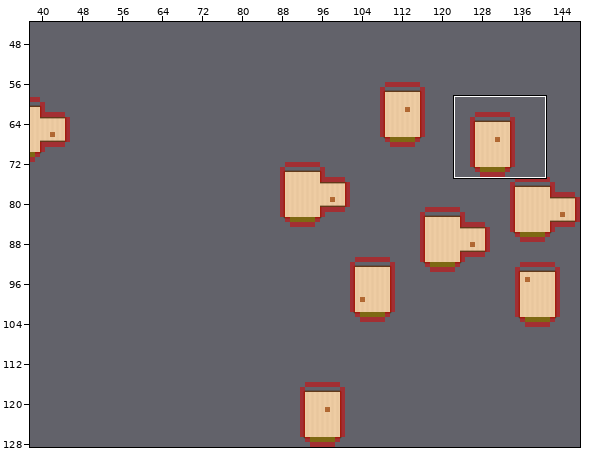
Tiled map -- Tiled/TiledBackground/home.tmx. The picture above shows the old version from afar; the outline marks the close-up.
Close-up. Old version:
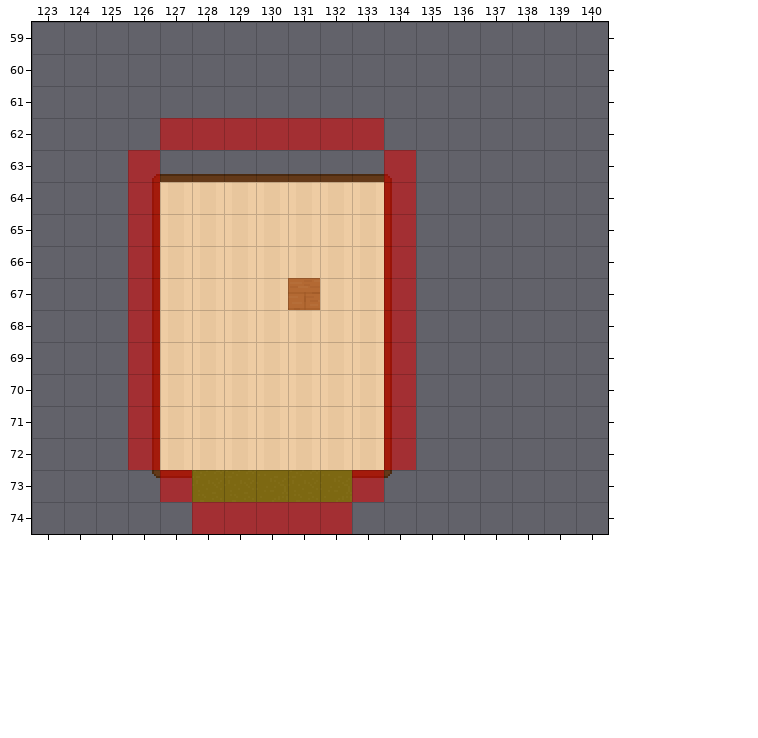
Cells are 16x16 px. Shown: x 123..140, y 59..74. The commit also changed other parts of the map, which this record leaves out.
The same view after the edit:
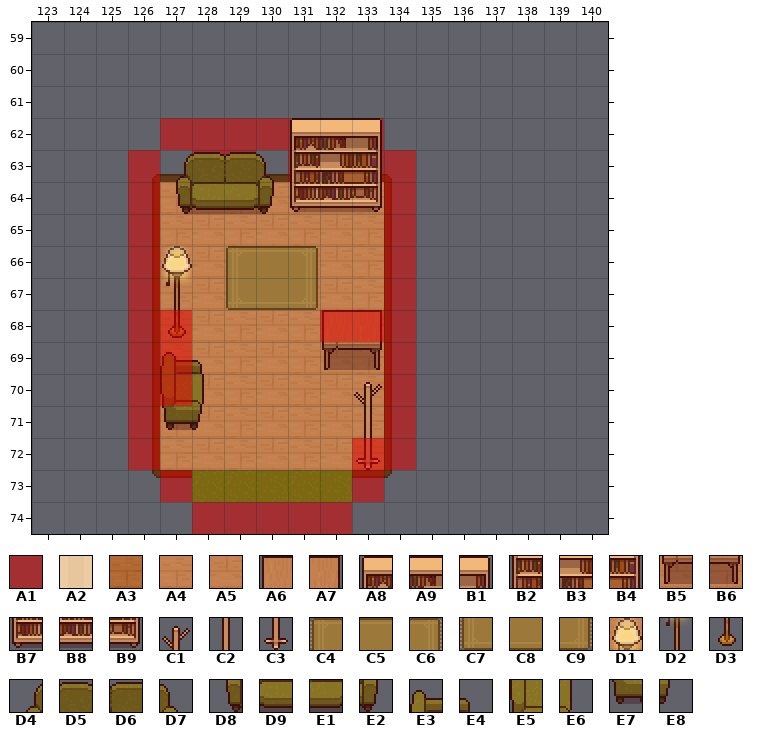
Key: from "collision": A1 848; from "floor": A2 46, A3 110, A4 118, A5 119; from "homeInside1": A6 52, A7 53, A8 54, A9 55, B1 56, B2 67, B3 68, B4 69, B5 78, B6 79, B7 80, B8 81, B9 82, C1 94, C2 107, C3 120; from "homeInside2": C4 36, C5 37, C6 38, C7 49, C8 50, C9 51, D1 97, D2 110, D3 123, D4 135, D5 136, D6 137, D7 138, D8 148, D9 149, E1 150, E2 151, E3 156, E4 157, E5 182, E6 183, E7 195, E8 196.
__ is an empty cell, ## one hidden under a higher layer.
Tiles replaced or removed in this view: A2, A3.
Tiles of an added or newly shown layer are drawn over the layers below it.
See-through tiles are keyed as they look on the map.
Diff:
Changed rows in their new state; .. is an unchanged cell.
Layer "floor":
first column x 127:
64 A4 A5 A4 A5 A4 A5 A4
65 A4 A5 A4 A5 A4 A5 A4
66 A4 A5 A4 ## A4 A5 A4
67 A4 A5 A4 ## A4 A5 A4
68 A4 A5 A4 A5 A4 A5 A4
69 A4 A5 A4 A5 A4 A5 A4
70 A4 A5 A4 A5 A4 A5 A4
71 A4 A5 A4 A5 A4 A5 A4
72 A4 A5 A4 A5 A4 A5 A4
Layer "object" (added):
first column x 127:
62 .. .. .. .. A8 .. B1
63 D4 D5 D6 D7 B2 .. B4
64 D8 D9 E1 E2 B7 B8 B9
66 D1 .. C4 C5 C6 .. ..
67 D2 .. C7 C8 C9 .. ..
68 D3 .. .. .. .. A6 A7
69 E3 E4 .. .. .. B5 B6
70 E5 E6 .. .. .. .. C1
71 E7 E8 .. .. .. .. C2
72 .. .. .. .. .. .. C3
Layer "collisions":
first column x 128:
63 A1 A1 .. A1 .. A1
first column x 127:
68 A1 .. .. .. .. A1 A1
69 A1 .. .. .. .. .. ..
70 A1 .. .. .. .. .. ..
72 .. .. .. .. .. .. A1
Layer "foreground" (added):
first column x 127:
62 .. .. .. .. A8 A9 B1
63 D4 D5 D6 D7 B2 B3 B4
66 D1 .. .. .. .. .. ..
67 D2 .. .. .. .. .. ..
70 .. .. .. .. .. .. C1
71 .. .. .. .. .. .. C2
Boxes around the changes in both close-ups, in picture pixels (x1, y1, x2, y2):
changed: (160, 118, 384, 470)
